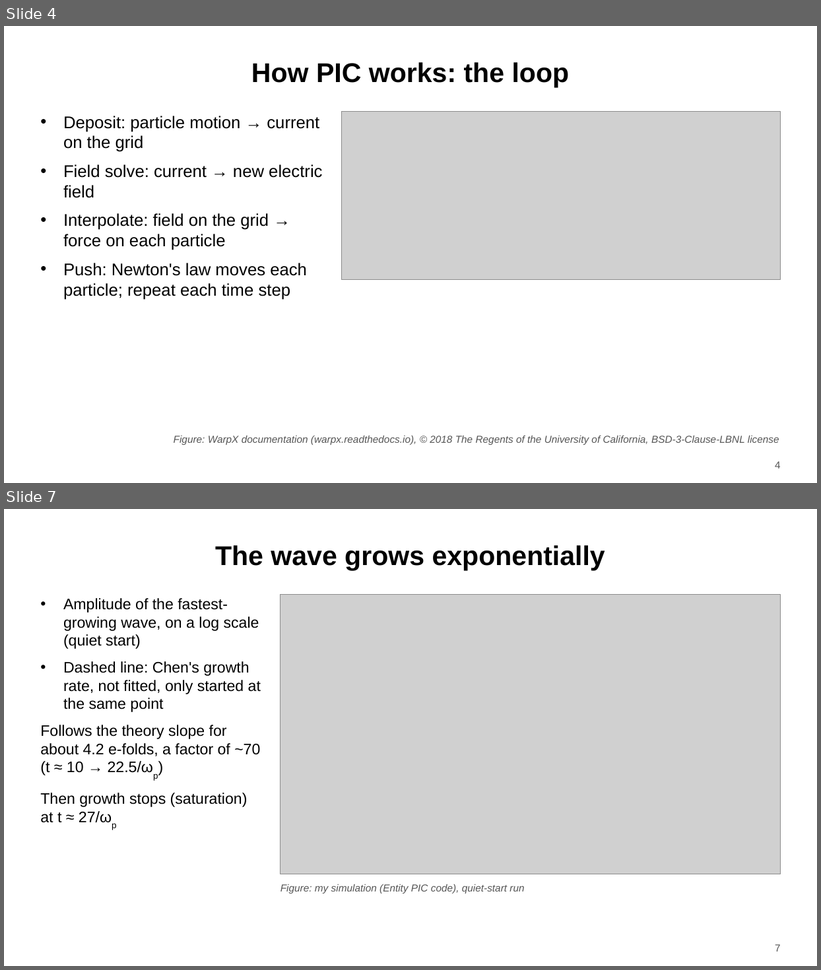
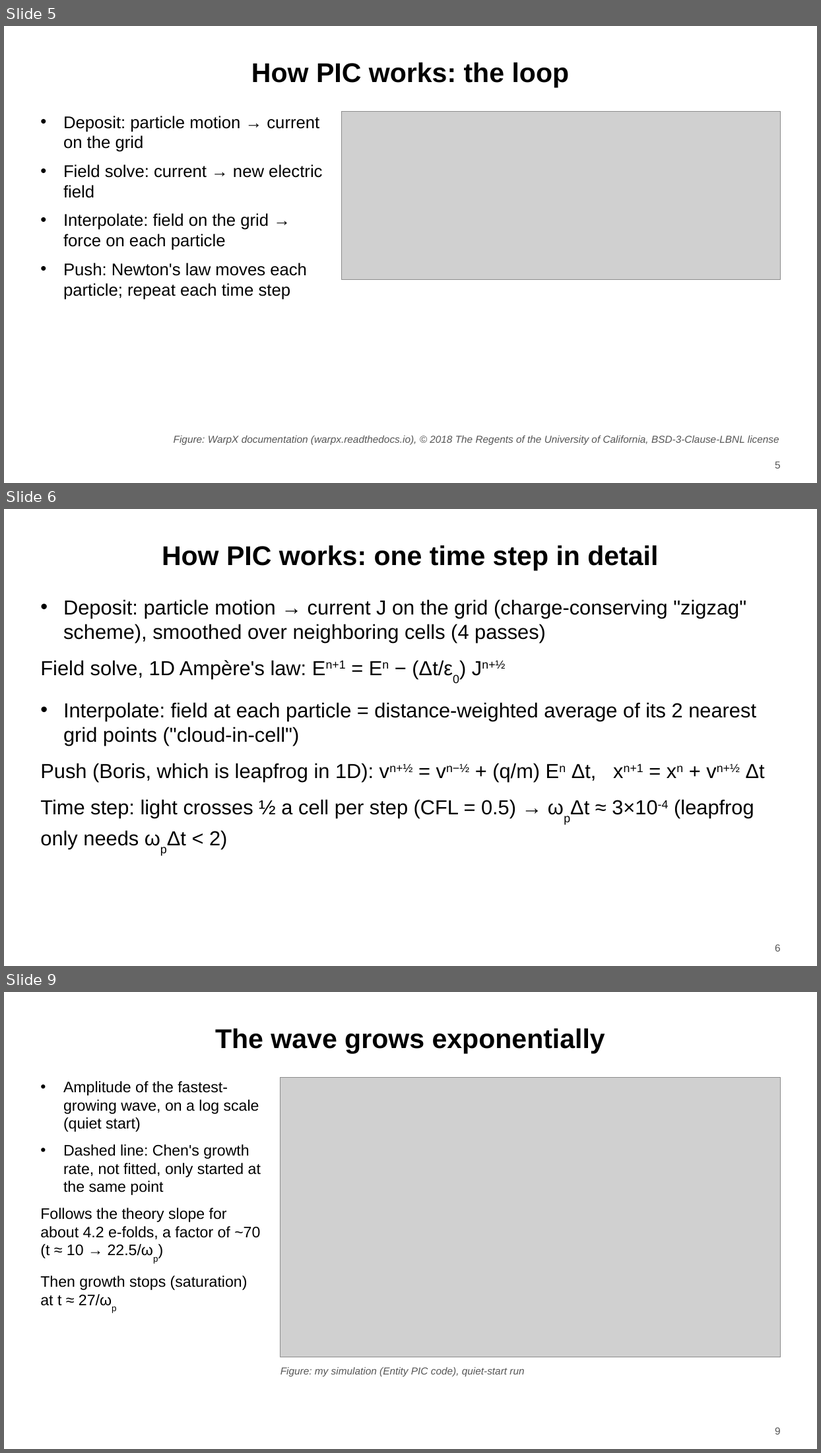
Before and after one commit to harry-wu-28/plasma, a slide deck: twostream/results/talk/twostream_talk.pptx. Shown one above the other, each under a label of ours: slides 4 and 7 before the commit, slides 5, 6 and 9 after it; the slides between them are not shown. The pictures are 821x970 and 821x1453 pixels, drawn with LibreOffice and Linux fonts; fonts in the diff are those of the drawing; grey boxes stand for pictures. Boxes give left, top, right and bottom in pixels: in the first picture for what was removed or moved away, otherwise in the second. Text is boxed around its words. In the diff, an @@ line names an element or a change of style, - is before the commit and + after.

```diff
--- a/twostream/results/talk/twostream_talk.pptx
+++ b/twostream/results/talk/twostream_talk.pptx
@@ slide 6 added at (4,509,817,966), background #FFFFFF @@
@@ title added at (162,545,658,571), 32 pt, text #000000, bold @@
+How PIC works: one time step in detail
@@ text added at (40,599,765,849), 24 pt, text #000000 @@
+• Deposit: particle motion → current J on the grid (charge-conserving "zigzag" scheme), smoothed over neighboring cells (4 passes)
+• Field solve, 1D Ampère's law: En+1 = En − (Δt/ε0) Jn+½
+• Interpolate: field at each particle = distance-weighted average of its 2 nearest grid points ("cloud-in-cell")
+• Push (Boris, which is leapfrog in 1D): vn+½ = vn−½ + (q/m) En Δt, xn+1 = xn + vn+½ Δt
+• Time step: light crosses ½ a cell per step (CFL = 0.5) → ωpΔt ≈ 3×10-4 (leapfrog only needs ωpΔt < 2)
@@ page number added at (775,945,781,952), 12 pt, text #555555 @@
+6
@@ what was slide 4 is now slide 5 @@
@@ page number at (775,462,781,469): text changed @@
-4
+5
@@ what was slide 7 is now slide 9 @@
@@ page number at (775,1428,781,1435): text changed @@
-7
+9
```
Also in this commit, not shown: 6 slides changed, 1 other slide added, 8 other files.
